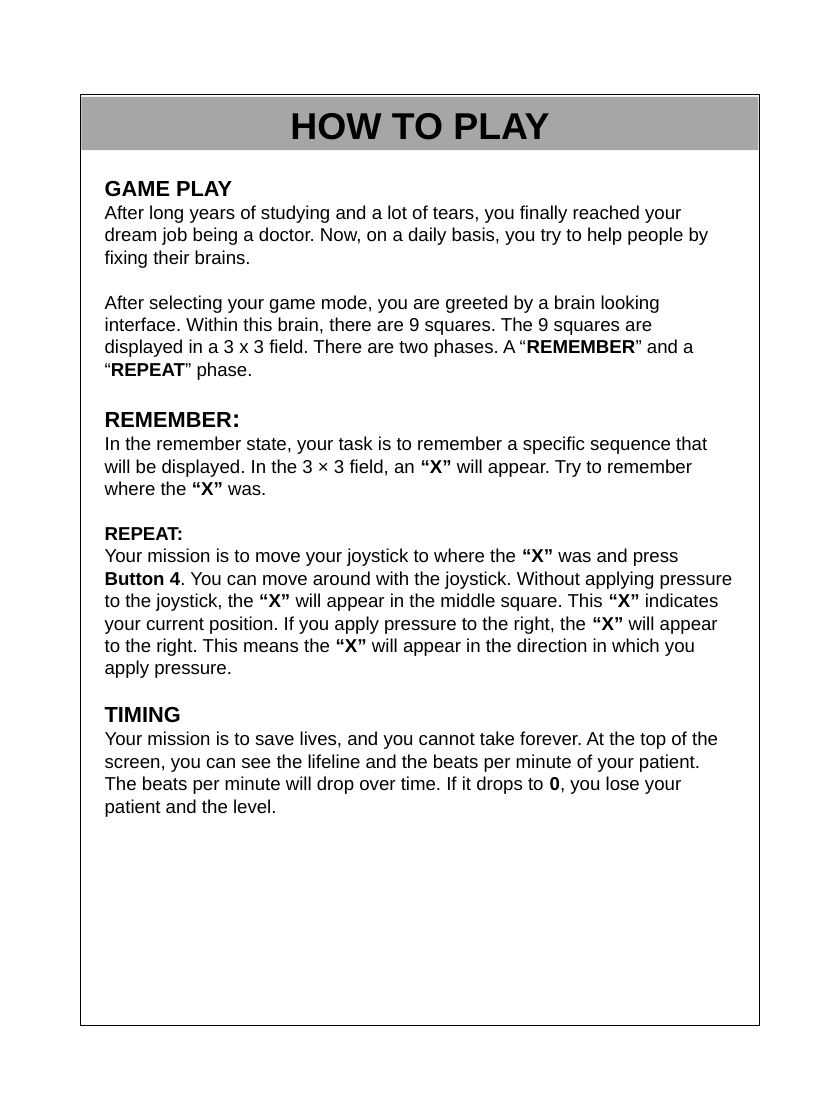
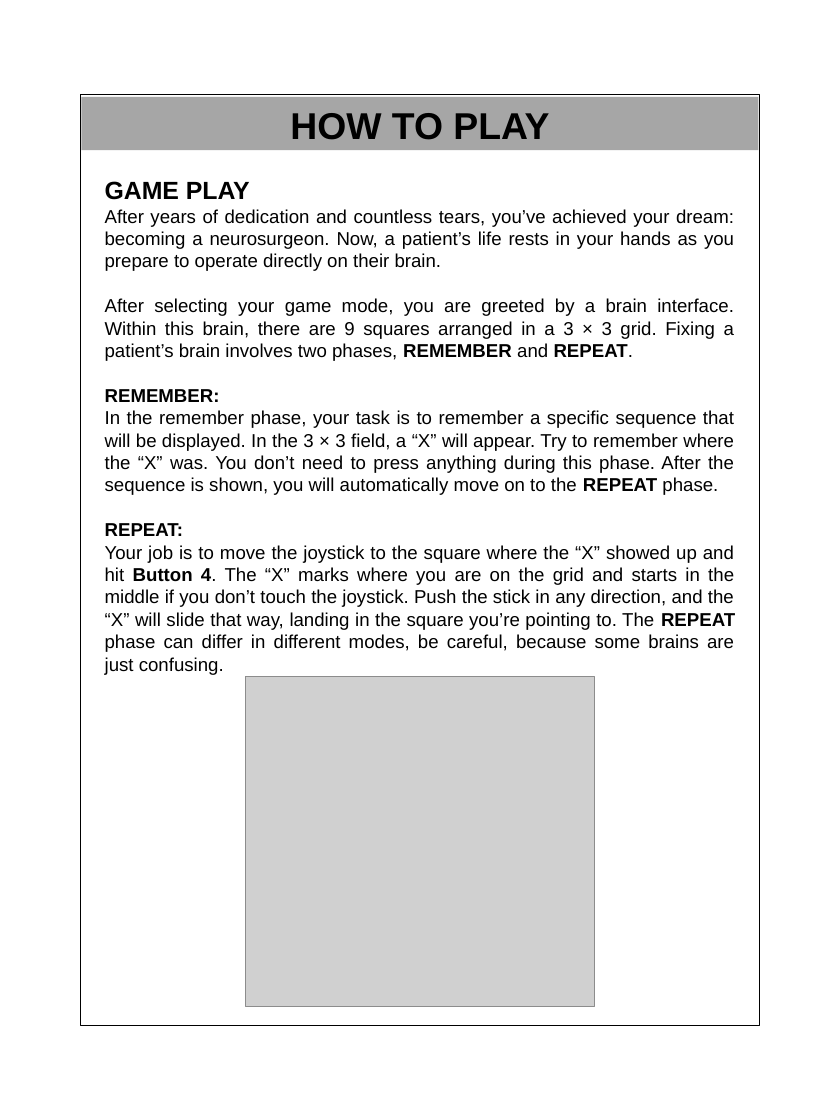
Before and after one commit to ErlindS/NeuroVector, a slide deck: slide 4 of Vectrex/projects/NeuroVector/manual/manual_template.pptx. Drawn at 840x1120 pixels with LibreOffice and Linux fonts; fonts in the diff are those of the drawing; grey boxes stand for pictures. Boxes give left, top, right and bottom in pixels: in the first picture for what was removed or moved away, otherwise in the second. Text is boxed around its words. In the diff, an @@ line names an element or a change of style, - is before the commit and + after.

```diff
--- a/Vectrex/projects/NeuroVector/manual/manual_template.pptx
+++ b/Vectrex/projects/NeuroVector/manual/manual_template.pptx
@@ text at [105, 209, 734, 361]: text changed @@
-After long years of studying and a lot of tears, you finally reached your dream job being a doctor. Now, on a daily basis, you try to help people by fixing their brains.
-After selecting your game mode, you are greeted by a brain looking interface. Within this brain, there are 9 squares. The 9 squares are displayed in a 3 x 3 field. There are two phases. A “REMEMBER” and a “REPEAT” phase.
+After years of dedication and countless tears, you’ve achieved your dream: becoming a neurosurgeon. Now, a patient’s life rests in your hands as you prepare to operate directly on their brain.
+After selecting your game mode, you are greeted by a brain interface. Within this brain, there are 9 squares arranged in a 3 × 3 grid. Fixing a patient’s brain involves two phases, REMEMBER and REPEAT.
@@ text at [105, 181, 250, 536]: size 14 to 16 pt in "GAME PLAY"; size 14 to 12 pt, size 16 to 12 pt in "REMEMBER:"; alignment left to justified @@
@@ text at [105, 410, 734, 495]: text changed @@
-In the remember state, your task is to remember a specific sequence that will be displayed. In the 3 × 3 field, an “X” will appear. Try to remember where the “X” was.
+In the remember phase, your task is to remember a specific sequence that will be displayed. In the 3 × 3 field, a “X” will appear. Try to remember where the “X” was. You don’t need to press anything during this phase. After the sequence is shown, you will automatically move on to the REPEAT phase.
@@ text at [105, 545, 735, 675]: text changed @@
-Your mission is to move your joystick to where the “X” was and press Button 4. You can move around with the joystick. Without applying pressure to the joystick, the “X” will appear in the middle square. This “X” indicates your current position. If you apply pressure to the right, the “X” will appear to the right. This means the “X” will appear in the direction in which you apply pressure.
-TIMING
-Your mission is to save lives, and you cannot take forever. At the top of the screen, you can see the lifeline and the beats per minute of your patient. The beats per minute will drop over time. If it drops to 0, you lose your patient and the level.
+Your job is to move the joystick to the square where the “X” showed up and hit Button 4. The “X” marks where you are on the grid and starts in the middle if you don’t touch the joystick. Push the stick in any direction, and the “X” will slide that way, landing in the square you’re pointing to. The REPEAT phase can differ in different modes, be careful, because some brains are just confusing.
@@ picture added at [245, 676, 594, 1006] @@
```
Also in this commit, not shown: 4 other slides changed, 1 slide added, 51 other files.
